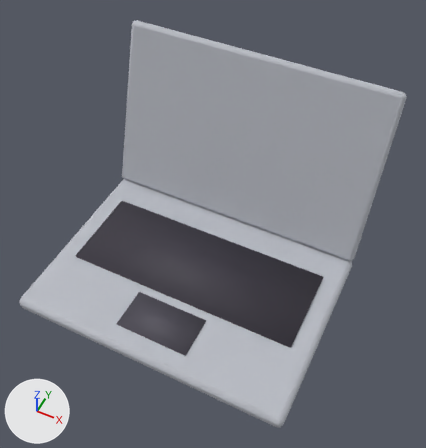
An edit to the glTF model public/models/laptop.glb, drawn before and after from the same camera.
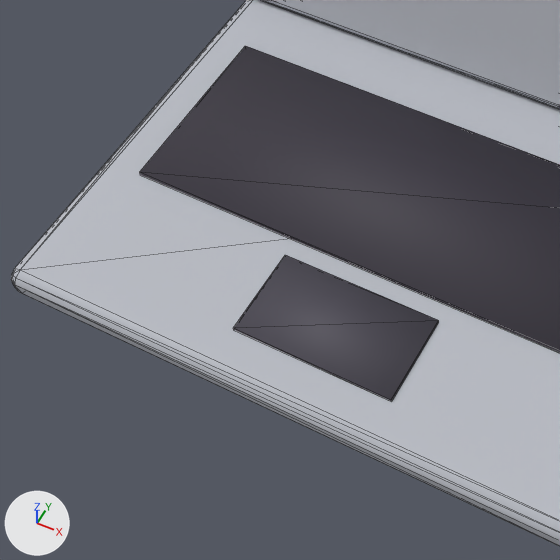
Old and new are each drawn whole from a 50 mm lens placed at (0.218, -0.374, 0.601), pointed at (0.018, 0.027, 0.101) and again close up on the part from 3% to 61% of the width and 40% to 95% of the height. Every picture has the same lights, and +X, +Y and +Z are marked at lower left. The older version's two pictures come first. The close-ups show mesh edges as thin lines. Vertices at exactly the same position are counted once.

The first close-up shows 'laptop'.
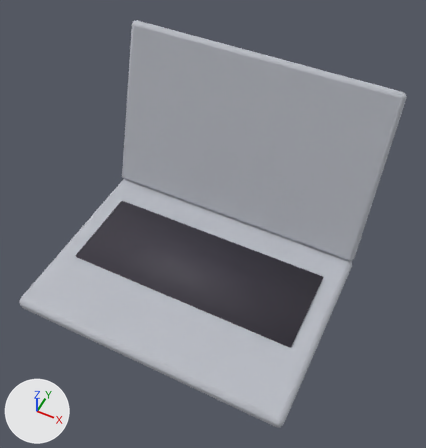
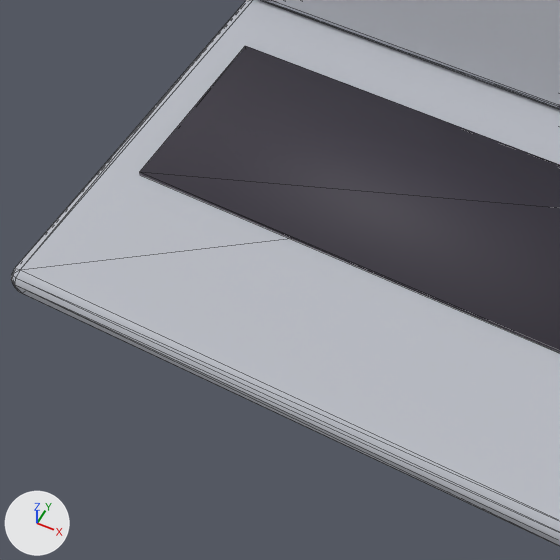
Location of each change, [x1, y1, x2, y2] in pixels of the close-ups (560 x 560 px):
part 1 of me_laptop, deleted
    before: [233, 255, 439, 401]

The change, as a list of edits to the scene's bpy script:
```text
Change me_laptop:
    used by ob_laptop; location = (0.0, 0.0, 0.009)
    remove me_laptop.from_pydata(...)  # 128 vertices, 240 faces; spans x -0.17..0.17, y -0.12..0.187, z -0.009..0.219
    add me_laptop.from_pydata(...)  # 120 vertices, 228 faces; spans x -0.17..0.17, y -0.12..0.187, z -0.009..0.219
    me_laptop part 1: the loose piece of 8 vertices spanning x -0.045..0.045, y -0.095..-0.045, z 0.009..0.011 is deleted
    remove me_laptop.materials.append(mat_pal_metal_dark)  # dark grey #4d4a55
```
